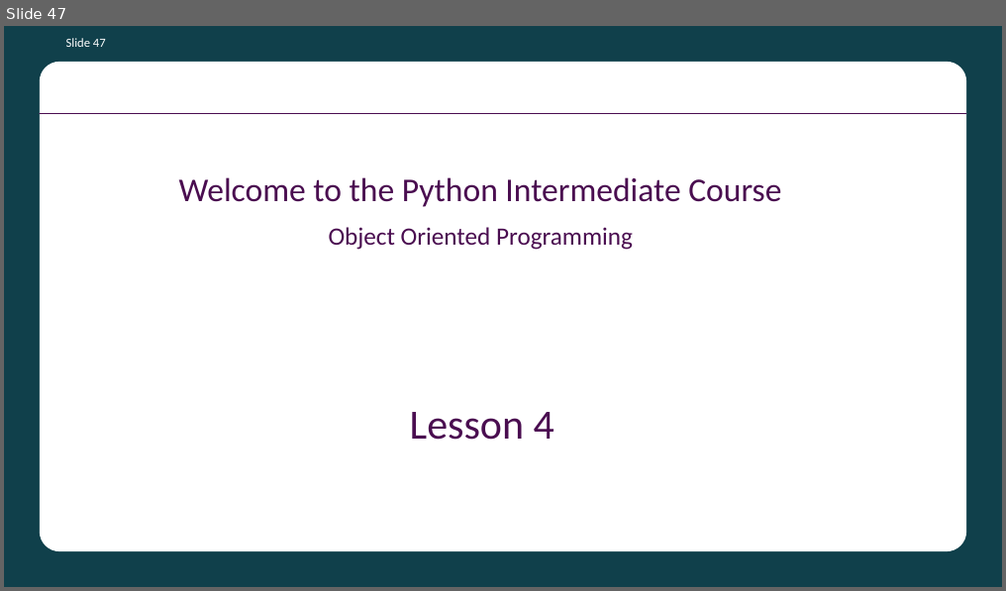
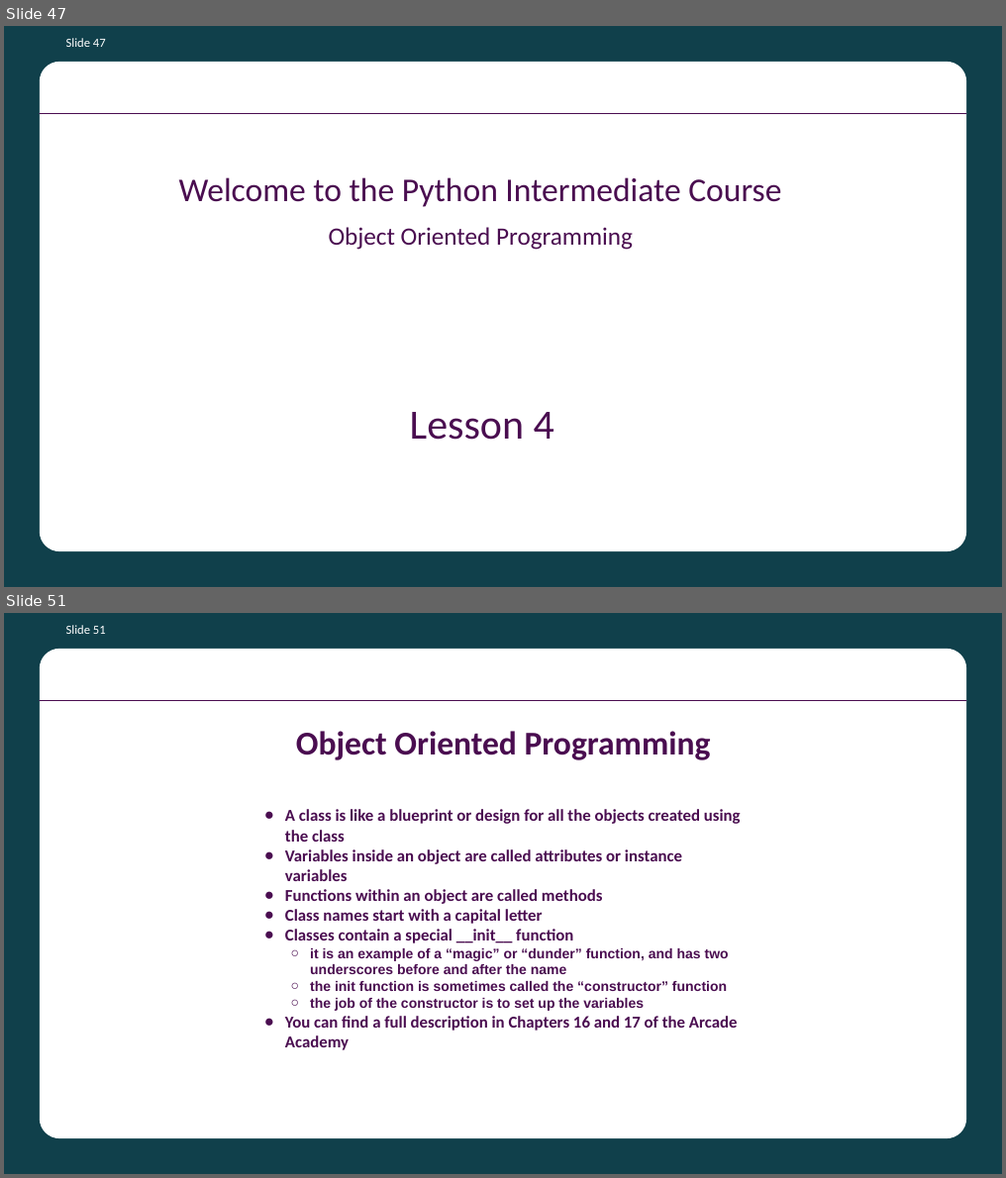
Before and after one commit to batecsw/OOP_class_work, a slide deck: Python OOP Course Presentation.pptx. Shown one above the other, each under a label of ours: slide 47 before the commit, slides 47 and 51 after it; the slides between them are not shown. The pictures are 1006x591 and 1006x1178 pixels, drawn with LibreOffice and Linux fonts; fonts in the diff are those of the drawing; background and template pictures are left out. Boxes give left, top, right and bottom in pixels: in the first picture for what was removed or moved away, otherwise in the second. Text is boxed around its words. In the diff, an @@ line names an element or a change of style, - is before the commit and + after.

Commit message:
Update with full Week 4 info

```diff
--- a/Python OOP Course Presentation.pptx
+++ b/Python OOP Course Presentation.pptx
@@ slide 51 added at bbox=[4, 613, 1002, 1174], background #10404B; not listed: 2 template elements that a slide beside it also shows @@
@@ page number added at bbox=[66, 625, 106, 634], 18 pt, text #FFFFFF @@
+Slide 51
@@ title added at bbox=[296, 731, 711, 761], 48 pt, text #4A0D50, bold @@
+Object Oriented Programming
@@ title added at bbox=[285, 809, 741, 1051], 24 pt, text #4A0D50, bold @@
+● A class is like a blueprint or design for all the objects created using the class
+● Variables inside an object are called attributes or instance variables
+● Functions within an object are called methods
+● Class names start with a capital letter
+● Classes contain a special __init__ function
+  ○ it is an example of a “magic” or “dunder” function, and has two underscores before and after the name
+  ○ the init function is sometimes called the “constructor” function
+  ○ the job of the constructor is to set up the variables
+● You can find a full description in Chapters 16 and 17 of the Arcade Academy
```
Also in this commit, not shown: 6 other slides added, 2 other files.
